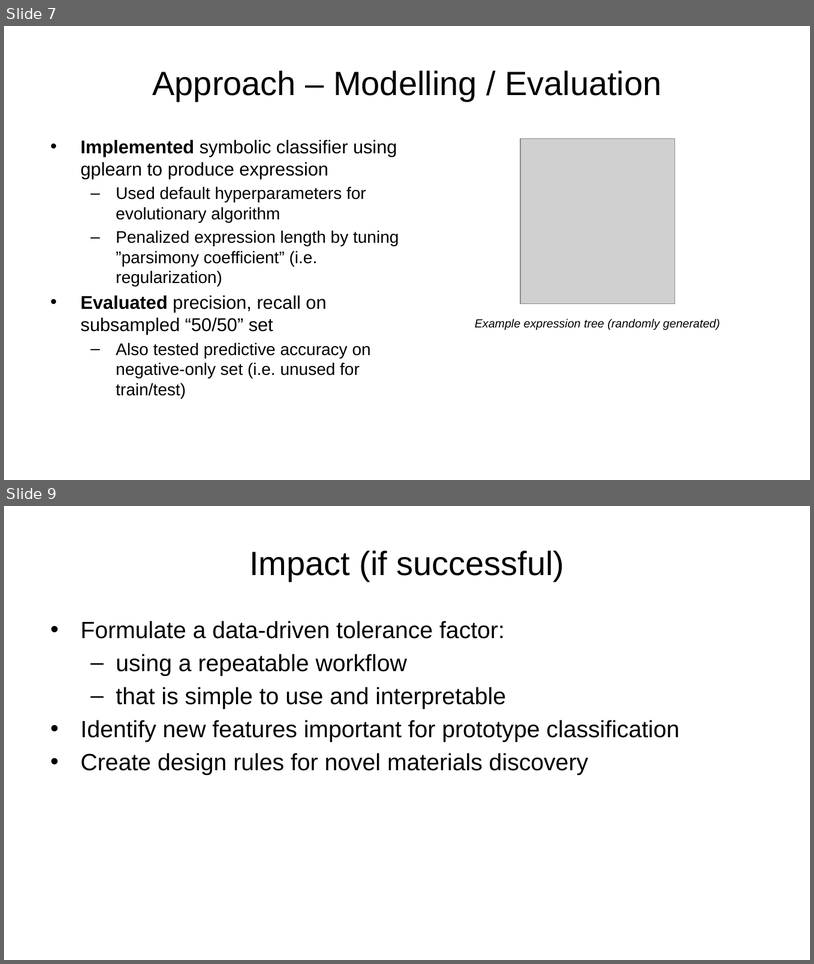
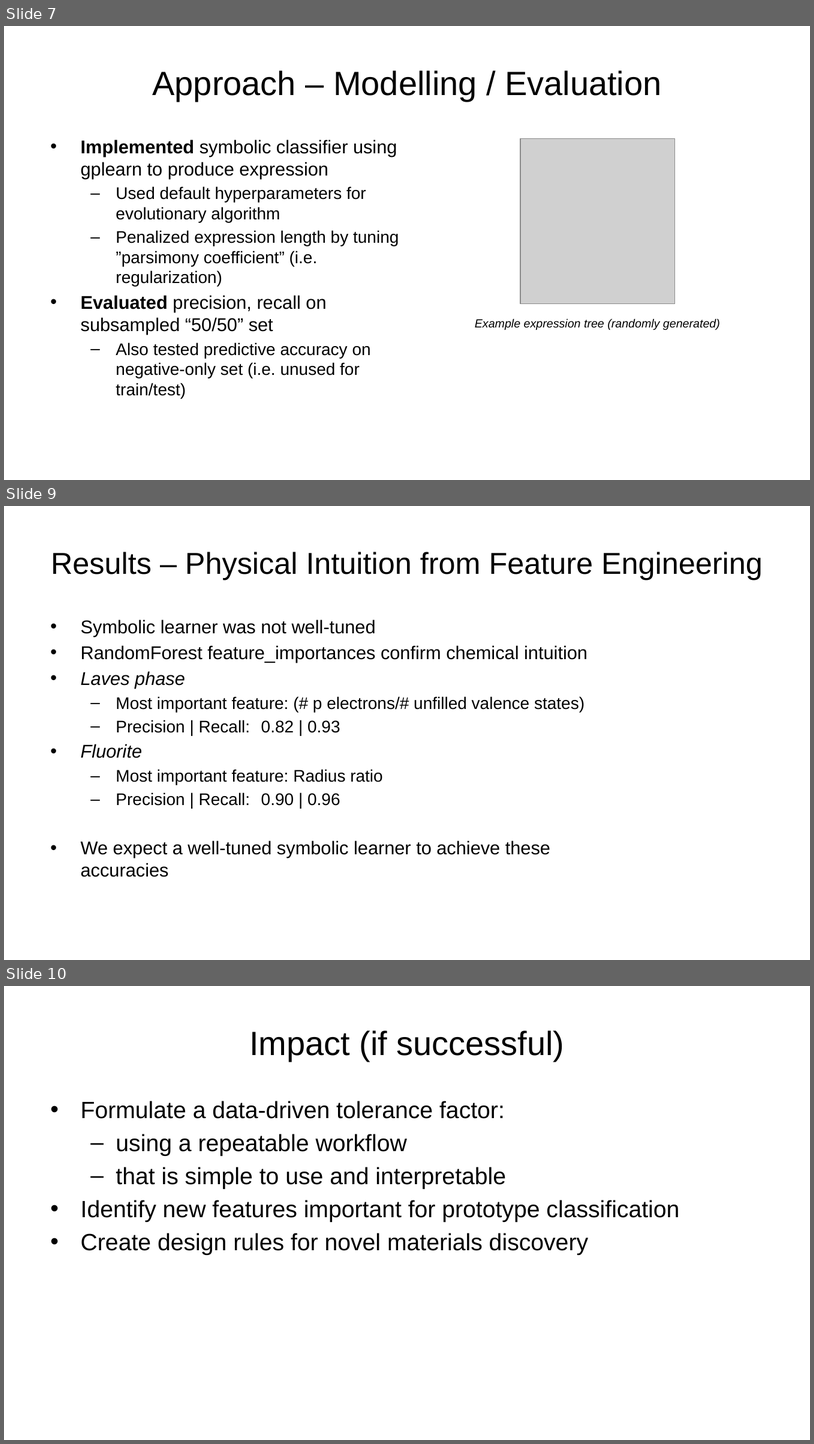
Before and after one commit to AlbertVong/Mat-Hack-2023, a slide deck: powerpoint_slides/final_presentation_av.pptx. Shown one above the other, each under a label of ours: slides 7 and 9 before the commit, slides 7, 9 and 10 after it; the slides between them are not shown. The pictures are 814x964 and 814x1444 pixels, drawn with LibreOffice and Linux fonts; fonts in the diff are those of the drawing; grey boxes stand for pictures; background and template pictures are left out. Boxes give left, top, right and bottom in pixels: in the first picture for what was removed or moved away, otherwise in the second. Text is boxed around its words. In the diff, an @@ line names an element or a change of style, - is before the commit and + after.

Commit message:
include fluorite in ppt, other tweaks

```diff
--- a/powerpoint_slides/final_presentation_av.pptx
+++ b/powerpoint_slides/final_presentation_av.pptx
@@ slide 9 added at bbox=[4, 506, 810, 960], background picture (left out) @@
@@ title added at bbox=[51, 552, 763, 580], 36 pt, text #000000 @@
+Results – Physical Intuition from Feature Engineering
@@ text added at bbox=[81, 619, 588, 877], 22 pt, text #000000 @@
+• Symbolic learner was not well-tuned
+• RandomForest feature_importances confirm chemical intuition
+• Laves phase
+  – Most important feature: (# p electrons/# unfilled valence states)
+  – Precision | Recall: 0.82 | 0.93
+• Fluorite
+  – Most important feature: Radius ratio
+  – Precision | Recall: 0.90 | 0.96
+• We expect a well-tuned symbolic learner to achieve these accuracies
@@ what was slide 9 is now slide 10 @@
```
Also in this commit, not shown: 2 slides changed.
